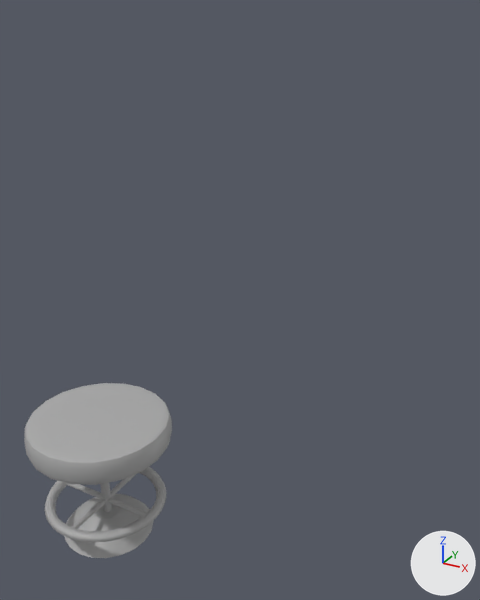
Before and after pictures for a commit that changed the FBX model Assets/3dModel/Seat_1x.fbx.
Camera for both pictures: a camera (50 mm lens) standing at (0.273, -0.21, 0.353) and looking at (-0.148, 0.554, -0.029). Lighting does not change. The marker at lower right points along +X, +Y and +Z. Where no turn or scale is listed for an object, it has been applied to the vertices.
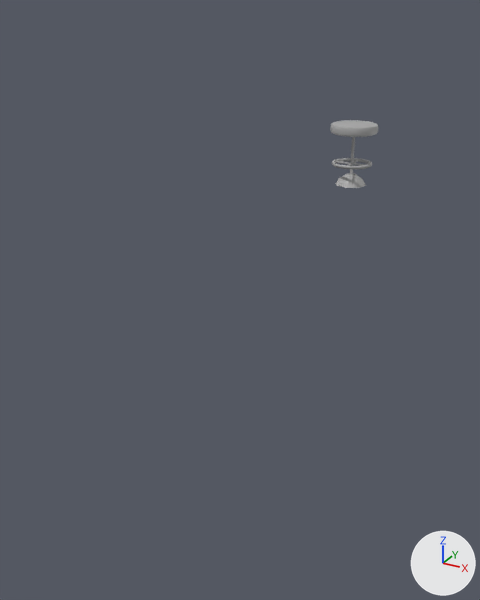
Changed parts and their boxes [x1, y1, x2, y2] in the pictures (480 x 600 px):
```json
{"object": "pCylinder22", "change": "moved", "before": [24, 383, 172, 485], "after": [330, 120, 378, 137]}
{"object": "pCylinder23", "change": "moved", "before": [64, 482, 154, 558], "after": [335, 137, 366, 188]}
{"object": "nurbsToPoly2", "change": "moved", "before": [45, 467, 167, 542], "after": [332, 158, 372, 169]}
{"object": "pCylinder26", "change": "moved", "before": [67, 483, 147, 516], "after": [336, 161, 367, 166]}
{"object": "pCylinder24", "change": "moved", "before": [71, 474, 136, 529], "after": [347, 160, 358, 166]}
```

The change, as JSON lines over the scene's bpy script:
```json
{"op": "set", "path": "ob_nurbstopoly2.location", "old": "(0.0, 0.083, 0.025)", "new": "(-0.208, 1.167, 0.045)"}
{"op": "set", "path": "ob_pcylinder24.location", "old": "(0.0, 0.083, 0.025)", "new": "(-0.208, 1.167, 0.045)"}
{"op": "set", "path": "ob_pcylinder22.location", "old": "(0.0, 0.083, 0.085)", "new": "(-0.208, 1.167, 0.12)"}
{"op": "set", "path": "ob_pcylinder23.location", "old": "(0.0, 0.083, 0.0)", "new": "(-0.208, 1.167, 0.0)"}
{"op": "set", "path": "ob_pcylinder26.location", "old": "(0.0, 0.083, 0.025)", "new": "(-0.208, 1.167, 0.045)"}
```
